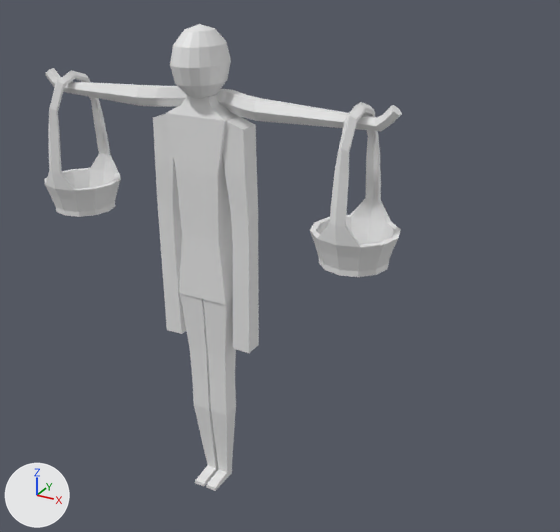
What one commit did to the FBX model Assets/3D models/PlayerCharacter.fbx.
Camera for both pictures: a camera (50 mm lens) standing at (1.5, -2.21, 2.11) and looking at (0.25, 0.07, 0.97). Every picture has the same lights, and +X, +Y and +Z are marked at lower left. Where no turn or scale is listed for an object, it has been applied to the vertices.

The older version as bpy lines, for what is in view:
```python
me_cube_003 = bpy.data.meshes.new('Cube.003')
me_cube_003.from_pydata(...)  # 84 vertices, 82 faces; spans x -0.119..0.119, y -0.074..0.036, z 0.844..1.587
me_cube_004 = bpy.data.meshes.new('Cube.004')
me_cube_004.from_pydata(...)  # 48 vertices, 44 faces; spans x -0.194..0.194, y -0.06..0.022, z 0.655..1.521
me_cube_005 = bpy.data.meshes.new('Cube.005')
me_cube_005.from_pydata(...)  # 64 vertices, 60 faces; spans x -0.105..0.105, y -0.11..0.034, z 0.0..0.85
me_cylinder = bpy.data.meshes.new('Cylinder')
me_cylinder.from_pydata(...)  # 78 vertices, 74 faces; spans x -0.708..0.708, y -0.081..0.07, z 1.534..1.62
me_cylinder_001 = bpy.data.meshes.new('Cylinder.001')
me_cylinder_001.from_pydata(...)  # 324 vertices, 316 faces; spans x -0.728..0.728, y -0.177..0.139, z 1.09..1.622
me_sphere = bpy.data.meshes.new('Sphere')
me_sphere.from_pydata(...)  # a UV sphere (18 segments, 6 rings, poles along z) spanning x -0.09..0.09, y -0.141..0.103, z 1.574..1.817
ob_arms = bpy.data.objects.new('Arms', me_cube_004)
ob_arms.location = (0.0, 0.0, 0.0)
ob_branch = bpy.data.objects.new('Branch', me_cylinder)
ob_branch.location = (0.0, 0.0, 0.0)
ob_buckets = bpy.data.objects.new('Buckets', me_cylinder_001)
ob_buckets.location = (0.0, 0.0, 0.0)
ob_head = bpy.data.objects.new('Head', me_sphere)
ob_head.location = (0.0, 0.0, 0.0)
ob_legs = bpy.data.objects.new('Legs', me_cube_005)
ob_legs.location = (0.0, 0.0, 0.0)
ob_torso = bpy.data.objects.new('Torso', me_cube_003)
ob_torso.location = (0.0, 0.0, 0.0)
```
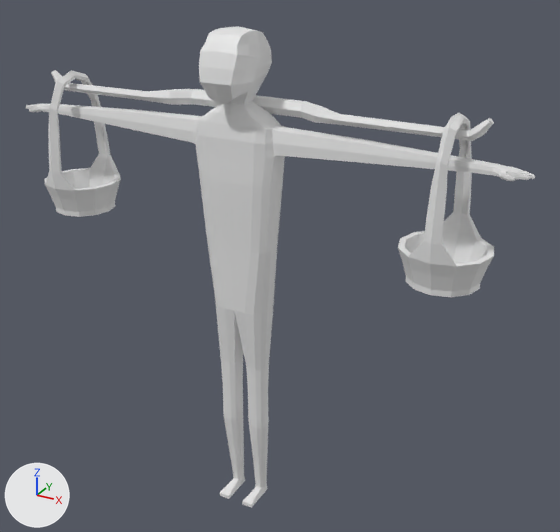
The newer file is also turned or shifted as a whole; pictures and numbers use the older file's frame.

The change in detail:
Material 'TD_Checker' (mat_td_checker) is new.
Its base color is (0.8, 0.8, 0.8) (white #e7e7e7).
me_cylinder_001 has 324 vertices, 316 faces and spans x -0.728..0.728, y -0.177..0.139, z 1.09..1.622.
me_cylinder_001 is used by ob_buckets; location (0.0, 0.0, 0.0).
me_cylinder_001 part 1: the loose piece of 162 vertices spanning x 0.431..0.728, y -0.177..0.139, z 1.09..1.622 is moved by (0.303, 0.0, 0.0).
Mesh me_cube_006 is new.
It has 848 vertices, 876 faces and spans x -0.97..0.97, y -0.16..0.07, z 0.0..1.82.
It uses material mat_td_checker (white #e7e7e7).
Mesh me_cylinder_002 is new.
It has 78 vertices, 74 faces and spans x -0.83..0.83, y -0.05..0.07, z 1.55..1.62.
Object 'Legs' (ob_legs) is deleted.
Object 'Torso' (ob_torso) is deleted.
Object 'Arms' (ob_arms) is deleted.
Object 'Branch' (ob_branch) is deleted.
Object 'Head' (ob_head) is deleted.
Object 'Body' (ob_body) is new; it shows me_cube_006.
Its location is (0.151, -0.009, -0.006).
Object 'BranchAnchor' (ob_branchanchor) is new; it shows me_cylinder_002.
Its location is (0.151, -0.009, -0.006).

Where the change shows, as pixel boxes (x1, y1, x2, y2) in the pictures (560 x 532 px; the box of a moved part takes in the faces that stretch with it):
'Body', added
    after: (26, 26, 535, 508)
'Buckets', reshaped (26% wider, 10% taller)
    before: (44, 70, 401, 277)
    after: (44, 70, 494, 297)
'Arms', deleted
    before: (153, 114, 259, 353)
'Torso', deleted
    before: (166, 95, 241, 305)
'Legs', deleted
    before: (180, 293, 236, 491)
'Branch', deleted
    before: (45, 68, 402, 131)
'BranchAnchor', added
    after: (51, 70, 494, 141)
'Head', deleted
    before: (170, 24, 231, 98)
part 1 of me_cylinder_001, moved or reshaped
    before: (310, 102, 401, 277)
    after: (398, 113, 494, 297)
